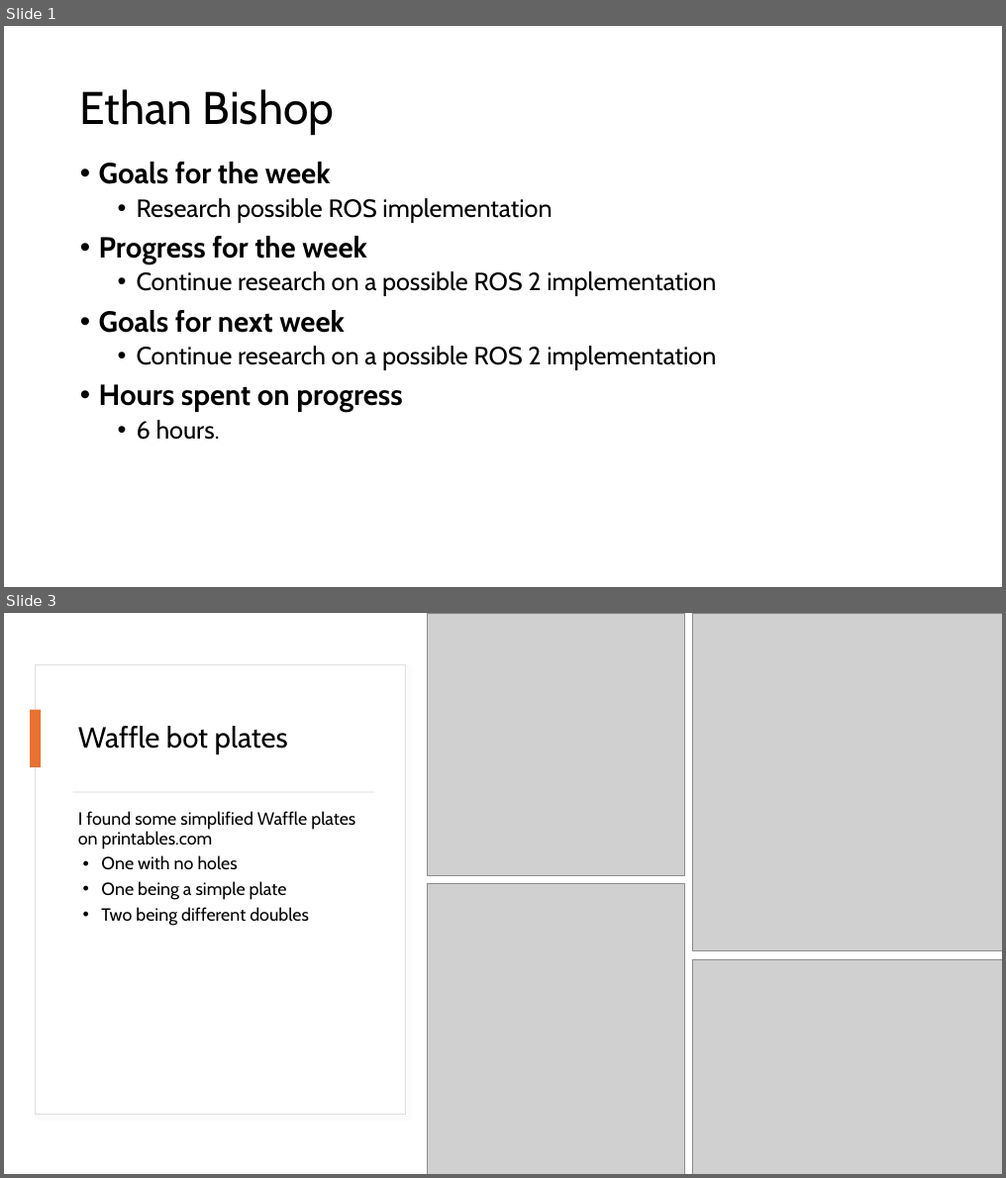
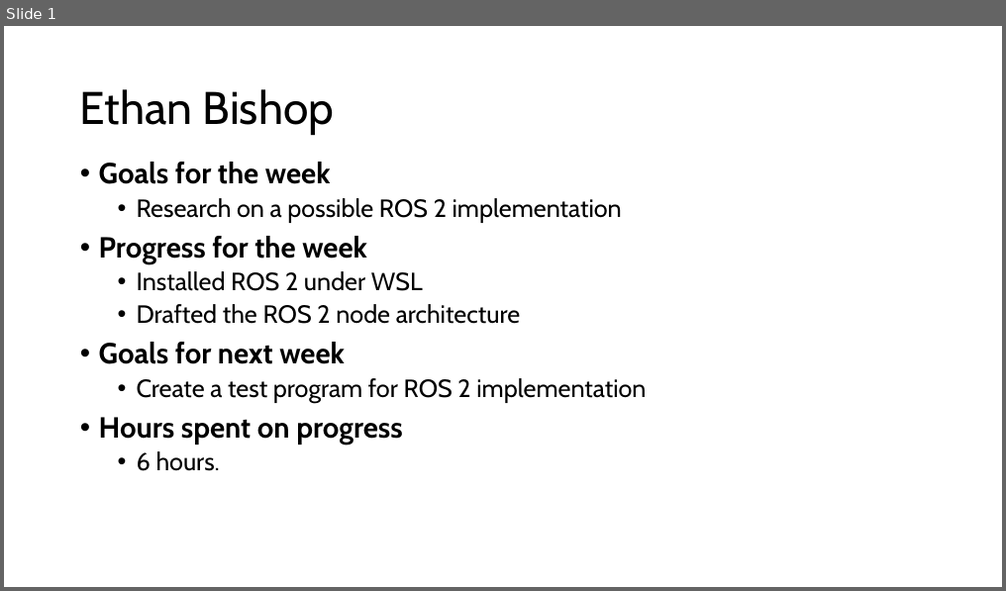
Before and after one commit to EthanWellsSr/BuggyBot, a slide deck: Weekly Reports/slides/3-ethan-bishop.pptx. Shown one above the other, each under a label of ours: slides 1 and 3 before the commit, slide 1 after it; the slides between them are not shown. The pictures are 1006x1178 and 1006x591 pixels, drawn with LibreOffice and Linux fonts; fonts in the diff are those of the drawing; grey boxes stand for pictures. Boxes give left, top, right and bottom in pixels: in the first picture for what was removed or moved away, otherwise in the second. Text is boxed around its words. In the diff, an @@ line names an element or a change of style, - is before the commit and + after.

```diff
--- a/Weekly Reports/slides/3-ethan-bishop.pptx
+++ b/Weekly Reports/slides/3-ethan-bishop.pptx
@@ slide 3 removed at box(4, 613, 1002, 1174), background #FFFFFF @@
@@ picture removed at box(428, 613, 685, 875) @@
@@ picture removed at box(693, 613, 1002, 952) @@
@@ rectangle removed at box(36, 664, 405, 1115) @@
@@ rectangle removed at box(30, 710, 41, 767) @@
@@ title removed at box(78, 726, 288, 755) @@
-Waffle bot plates
@@ rectangle removed at box(73, 792, 374, 792) @@
@@ text removed at box(78, 811, 355, 926) @@
-I found some simplified Waffle plates on printables.com
-• One with no holes
-• One being a simple plate
-• Two being different doubles
@@ picture removed at box(428, 884, 685, 1174) @@
@@ picture removed at box(693, 959, 1002, 1174) @@
@@ slide 1 changed as well @@
@@ text at box(137, 198, 622, 223): text changed @@
-  • Research possible ROS implementation
+  • Research on a possible ROS 2 implementation
@@ text at box(137, 272, 520, 324): text changed @@
-  • Continue research on a possible ROS 2 implementation
+  • Installed ROS 2 under WSL
+  • Drafted the ROS 2 node architecture
@@ text at box(137, 378, 646, 403): text changed @@
-  • Continue research on a possible ROS 2 implementation
+  • Create a test program for ROS 2 implementation
```
Also in this commit, not shown: 1 other slide changed, 1 slide added.
